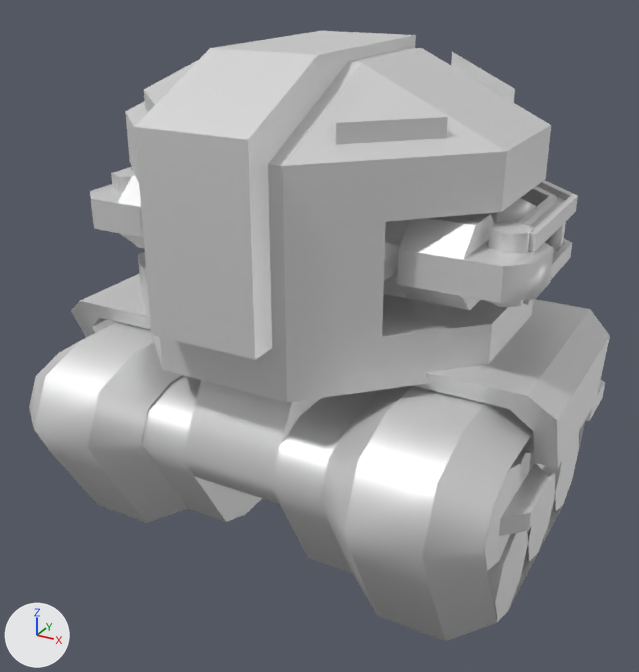
What one commit did to the glTF model glb/armconsul.glb.
Camera for both pictures: a camera (50 mm lens) standing at (21.7, -41.1, 32.2) and looking at (-0.3, -1.1, 12.2). The axes (+X, +Y, +Z) are drawn at lower left. The lights are the same throughout. The older version comes first. Where no turn or scale is listed for an object, it has been applied to the vertices.

In view in the first picture: 'base', 'larm1', 'larm2', 'larm3', 'ltracks', 'lturret', 'rarm2', 'rarm3', 'rtracks'.
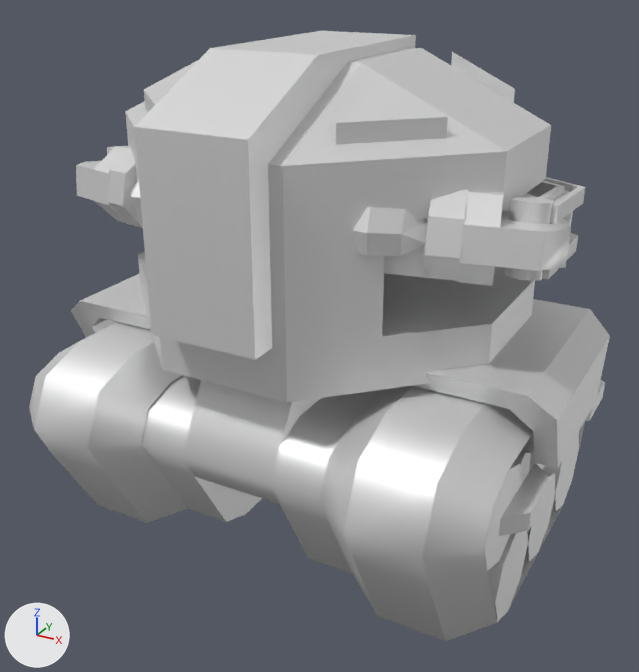
The change, as a list of edits to the scene's bpy script:
```text
Change ob_larm1:
    ob_larm1.rotation_euler: (0.0, 0.0, 0.0) -> (-0.121, 0.0, 0.0)  # degrees (0, 0, 0) -> degrees (-6.9, 0, 0)
Change ob_larm2:
    ob_larm2.rotation_euler: (0.0, 0.0, 0.0) -> (0.0, 0.0, 0.0642)  # degrees (0, 0, 0) -> degrees (0, 0, 3.7)
Change ob_larm3:
    ob_larm3.rotation_euler: (0.0, 0.0, 0.0) -> (0.0, 0.0, 0.247)  # degrees (0, 0, 0) -> degrees (0, 0, 14)
Change ob_lturret:
    ob_lturret.rotation_euler: (0.0, 0.0, 0.0) -> (-0.0798, 0.0, 0.0)  # degrees (0, 0, 0) -> degrees (-4.6, 0, 0)
Change ob_rarm1:
    ob_rarm1.rotation_euler: (0.0, 0.0, 0.0) -> (-0.121, 0.0, 0.0)  # degrees (0, 0, 0) -> degrees (-6.9, 0, 0)
Change ob_rarm2:
    ob_rarm2.rotation_euler: (0.0, 0.0, 0.0) -> (0.0, 0.0, -0.0642)  # degrees (0, 0, 0) -> degrees (0, 0, -3.7)
Change ob_rarm3:
    ob_rarm3.rotation_euler: (0.0, 0.0, 0.0) -> (0.0, 0.0, -0.247)  # degrees (0, 0, 0) -> degrees (0, 0, -14)
```

Pixel boxes (x1, y1, x2, y2) of what changed, in the pictures (639 x 672 px):
'larm3', turned: before (429, 214, 554, 310); after (457, 191, 571, 286)
'lturret', turned: before (383, 216, 450, 304); after (353, 189, 469, 281)
'larm2', turned: before (485, 180, 578, 307); after (502, 177, 585, 281)
'rarm3', turned: before (90, 175, 144, 248); after (76, 146, 132, 225)
'rturret', turned (mostly hidden before): before (140, 206, 144, 239); after (107, 150, 143, 228)
'larm1', turned (mostly hidden afterwards): before (483, 198, 536, 223); after (504, 194, 536, 211)
'rarm2', turned (mostly hidden afterwards): before (111, 167, 135, 237); after (107, 146, 116, 155)
